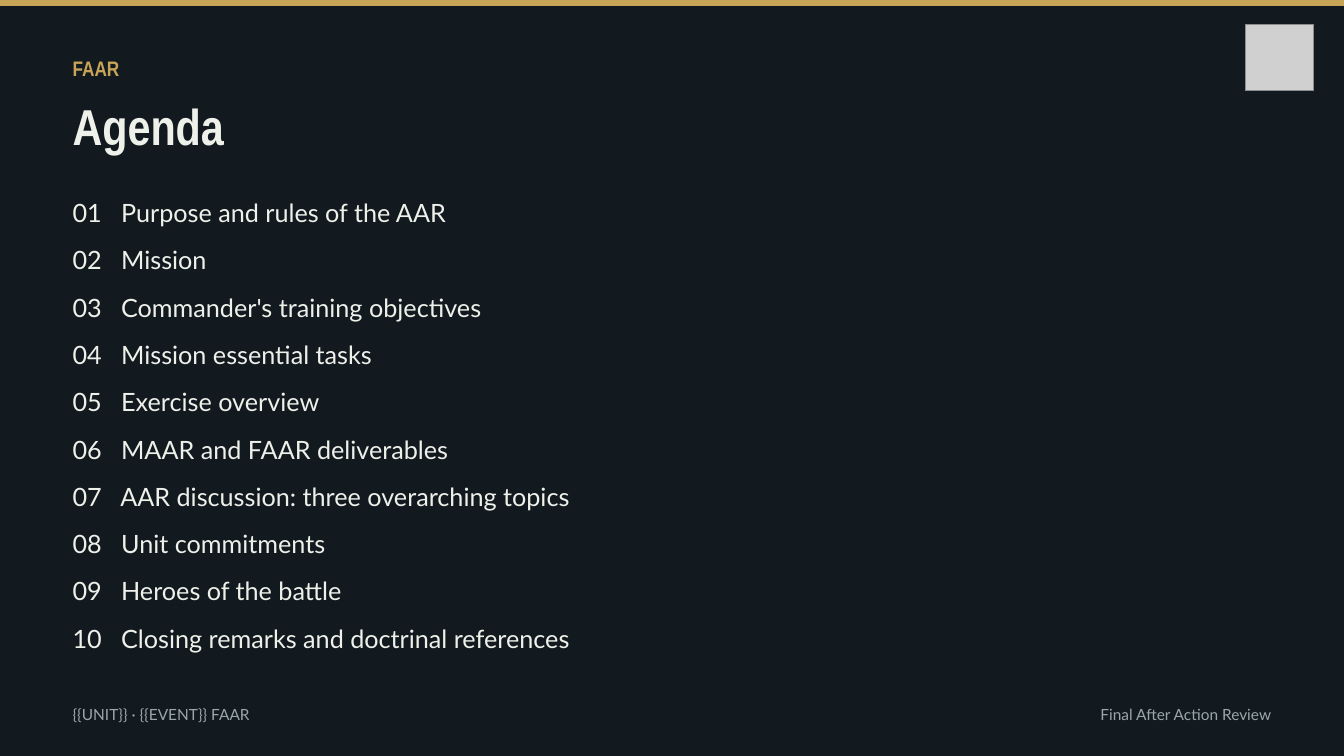
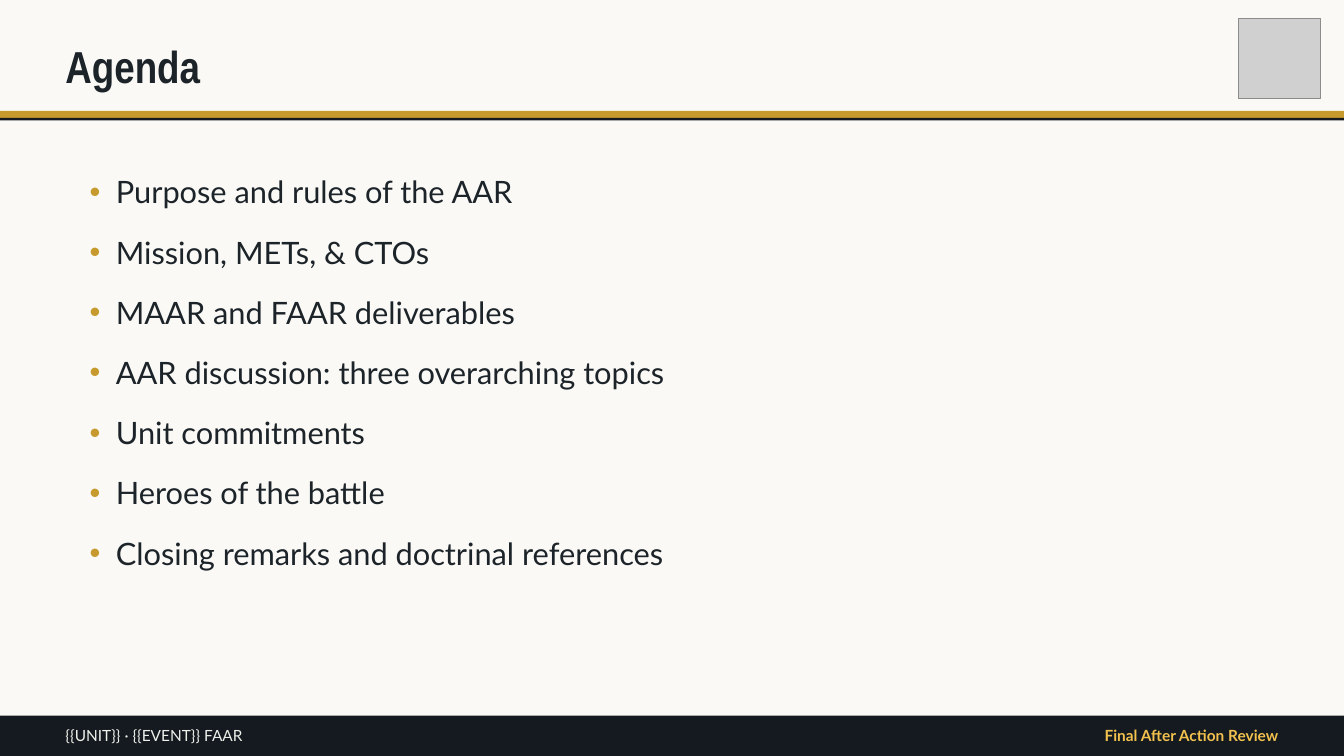
Before and after one commit to bwest63/trace, a slide deck: slide 2 of templates/faar-template.pptx. Drawn at 1344x756 pixels with LibreOffice and Linux fonts; fonts in the diff are those of the drawing; grey boxes stand for pictures. Boxes give left, top, right and bottom in pixels: in the first picture for what was removed or moved away, otherwise in the second. Text is boxed around its words. In the diff, an @@ line names an element or a change of style, - is before the commit and + after.

```diff
--- a/templates/faar-template.pptx
+++ b/templates/faar-template.pptx
@@ background #131A1F to #FAF9F6 @@
@@ text "Agenda": place and size @@
-text "Agenda" at (73,108,224,155)
+text "Agenda" at (65,50,200,92)
@@ text "Agenda" at (65,50,200,92): size 36 to 32 pt, text colour #EEF0EA to #1C2429; vertical alignment top to middle @@
@@ picture: place and size @@
-picture at (1245,24,1314,91)
+picture at (1238,18,1321,99)
@@ text removed at (73,61,120,76) @@
-FAAR
@@ rectangle: place and size @@
-rectangle at (0,0,1344,6)
+rectangle at (0,111,1344,118)
@@ rectangle at (0,111,1344,118): fill #C7A458 to #C79A2E @@
@@ rectangle added at (0,118,1344,121), fill #141A1F @@
@@ text "Purpose and rules of the ..." at (116,180,664,571): columns 2 to 1 @@
@@ text at (116,180,664,571): text changed; size 18 to 22 pt; text colour #EEF0EA to #1C2429 @@
-01 Purpose and rules of the AAR
-02 Mission
-03 Commander's training objectives
-04 Mission essential tasks
-05 Exercise overview
-06 MAAR and FAAR deliverables
-07 AAR discussion: three overarching topics
-08 Unit commitments
-09 Heroes of the battle
-10 Closing remarks and doctrinal references
+• Purpose and rules of the AAR
+• Mission, METs, & CTOs
+• MAAR and FAAR deliverables
+• AAR discussion: three overarching topics
+• Unit commitments
+• Heroes of the battle
+• Closing remarks and doctrinal references
@@ rectangle added at (0,716,1344,756), fill #141A1F @@
@@ text "{{UNIT}} · {{EVENT}} FAAR": place and size @@
-text "{{UNIT}} · {{EVENT}} FAAR" at (73,708,249,722)
+text "{{UNIT}} · {{EVENT}} FAAR" at (65,729,242,744)
@@ text "{{UNIT}} · {{EVENT}} FAAR" at (65,729,242,744): text colour #9AA6AD to #EEF0EA; vertical alignment top to middle @@
@@ text "Final After Action Review": place and size @@
-text "Final After Action Review" at (1100,708,1271,720)
+text "Final After Action Review" at (1105,729,1278,741)
@@ text "Final After Action Review" at (1105,729,1278,741): text colour #9AA6AD to #F2C14E, bold on; vertical alignment top to middle @@
```
Also in this commit, not shown: 13 other slides changed, 1 slide added, 5 slides removed, 6 other files.
